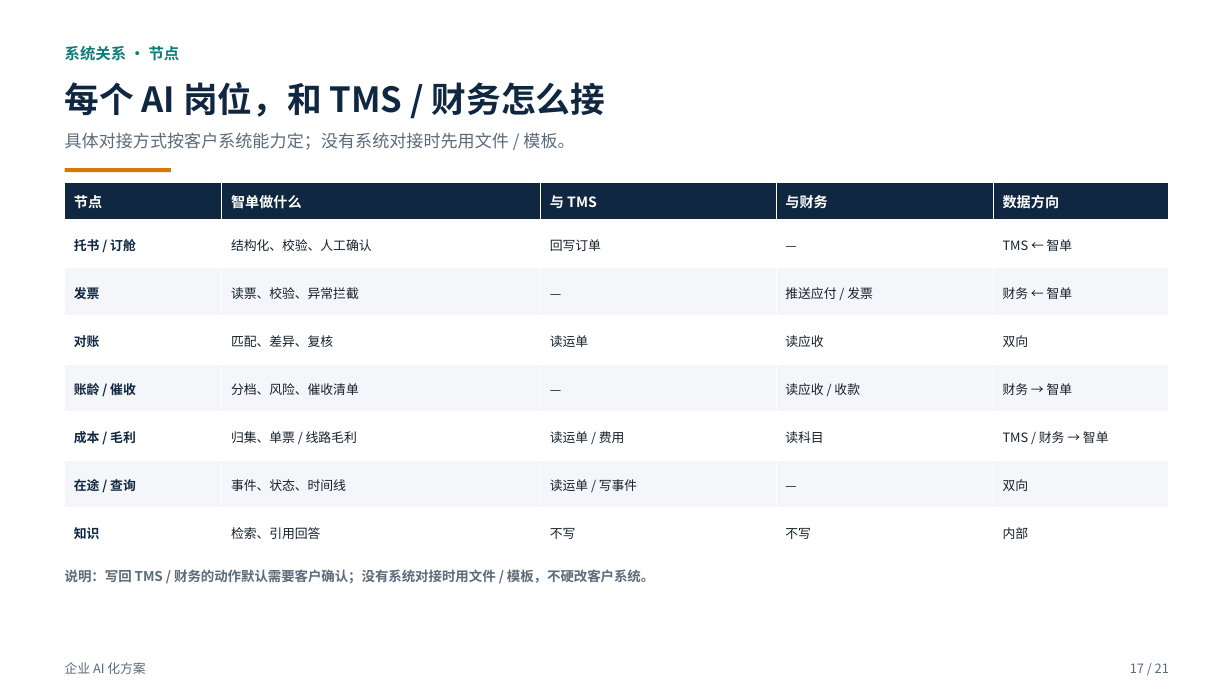
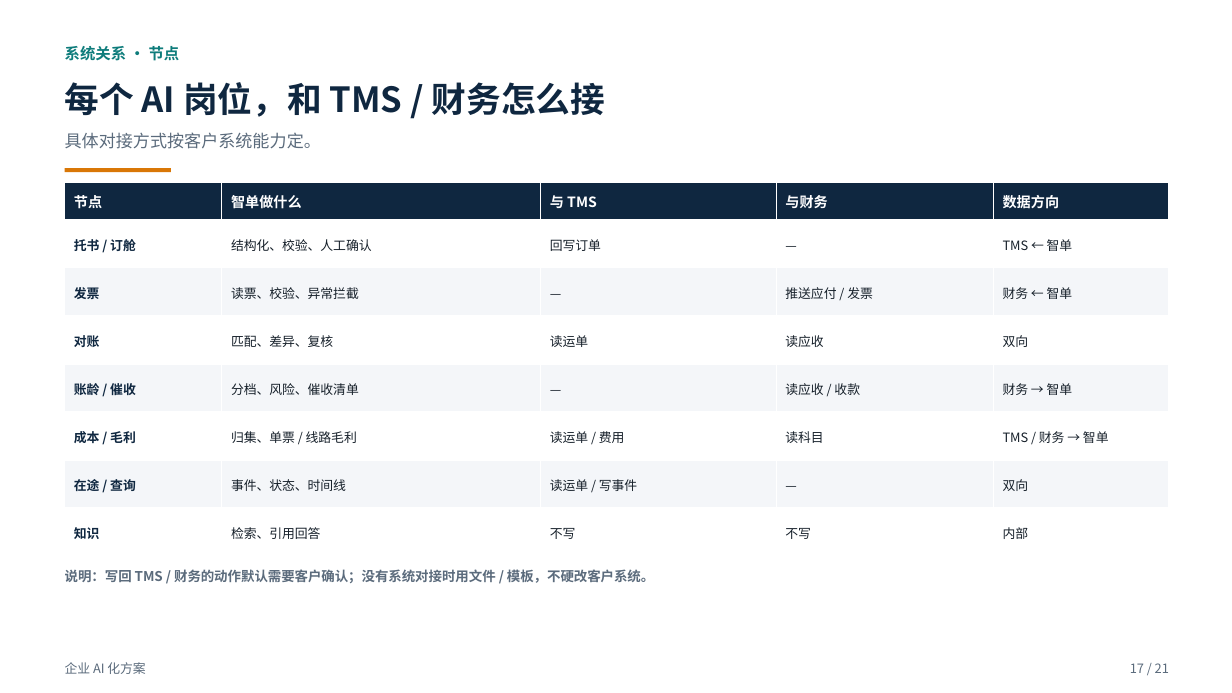
Before and after one commit to roma007/Enterprise-AI, a slide deck: slide 17 of 会客包/reports/客户老板版_企业AI化方案_2026-11-09.pptx. Drawn at 1232x693 pixels with LibreOffice and Linux fonts; fonts in the diff are those of the drawing. Boxes give left, top, right and bottom in pixels: in the first picture for what was removed or moved away, otherwise in the second. Text is boxed around its words. In the diff, an @@ line names an element or a change of style, - is before the commit and + after.

```diff
--- a/会客包/reports/客户老板版_企业AI化方案_2026-11-09.pptx
+++ b/会客包/reports/客户老板版_企业AI化方案_2026-11-09.pptx
@@ text at (x1=65, y1=132, x2=321, y2=149): text changed @@
-具体对接方式按客户系统能力定；没有系统对接时先用文件 / 模板。
+具体对接方式按客户系统能力定。
```
Also in this commit, not shown: 15 other slides changed, 6 other files.
